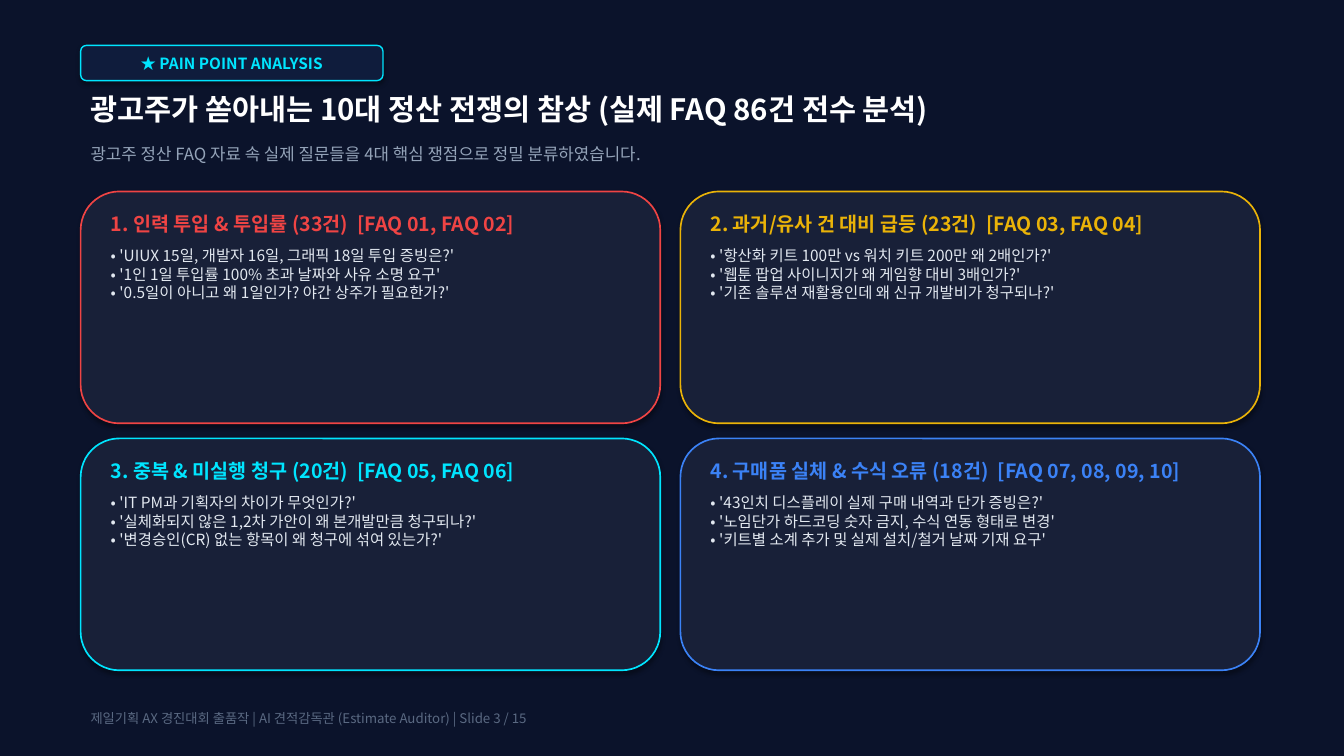
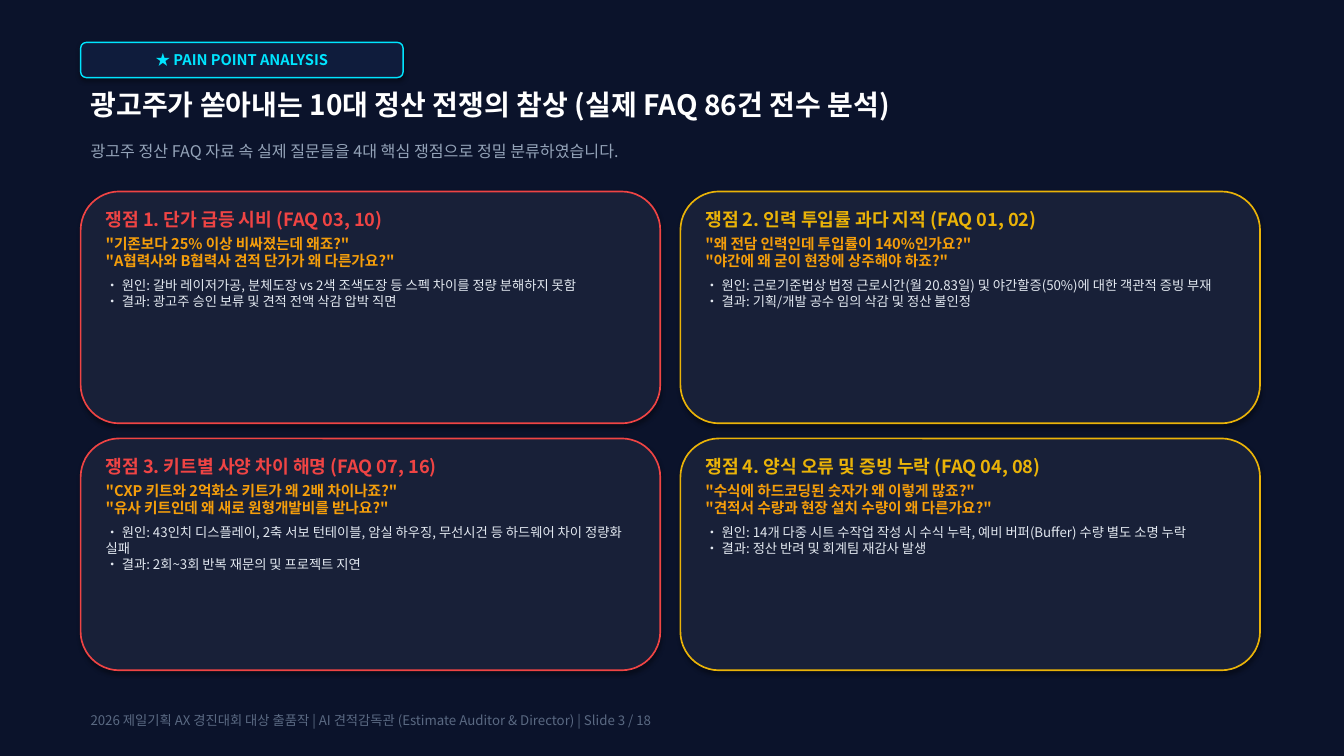
Before and after one commit to designer01jsw-commits/ax-estimate-director, a slide deck: slide 3 of 견적감리관_AX대회_최종발표자료_대상도전.pptx. Drawn at 1344x756 pixels with LibreOffice and Linux fonts; fonts in the diff are those of the drawing. Boxes give left, top, right and bottom in pixels: in the first picture for what was removed or moved away, otherwise in the second. Text is boxed around its words. In the diff, an @@ line names an element or a change of style, - is before the commit and + after.

```diff
--- a/견적감리관_AX대회_최종발표자료_대상도전.pptx
+++ b/견적감리관_AX대회_최종발표자료_대상도전.pptx
@@ rounded rectangle "★ PAIN POINT ANALYSIS" resized from (x1=81, y1=45, x2=383, y2=81) to (x1=81, y1=42, x2=403, y2=78) @@
@@ rounded rectangle "★ PAIN POINT ANALYSIS" at (x1=81, y1=42, x2=403, y2=78): size 11 to 10.5 pt @@
@@ text "광고주가 쏟아내는 10대 정산 전쟁의 ..." at (x1=91, y1=91, x2=889, y2=121): size 21 to 20 pt @@
@@ text "광고주 정산 FAQ 자료 속 ..." at (x1=91, y1=143, x2=618, y2=160): size 12 to 11.5 pt @@
@@ text at (x1=106, y1=210, x2=576, y2=307): text changed; size 11 to 9.5 pt; bold on @@
-1. 인력 투입 & 투입률 (33건) [FAQ 01, FAQ 02]
-• 'UIUX 15일, 개발자 16일, 그래픽 18일 투입 증빙은?'
-• '1인 1일 투입률 100% 초과 날짜와 사유 소명 요구'
-• '0.5일이 아니고 왜 1일인가? 야간 상주가 필요한가?'
+쟁점 1. 단가 급등 시비 (FAQ 03, 10)
+"기존보다 25% 이상 비싸졌는데 왜죠?"
+"A협력사와 B협력사 견적 단가가 왜 다른가요?"
+• 원인: 갈바 레이저가공, 분체도장 vs 2색 조색도장 등 스펙 차이를 정량 분해하지 못함
+• 결과: 광고주 승인 보류 및 견적 전액 삭감 압박 직면
@@ text at (x1=705, y1=210, x2=1211, y2=309): text changed; size 11 to 9.5 pt @@
-2. 과거/유사 건 대비 급등 (23건) [FAQ 03, FAQ 04]
-• '항산화 키트 100만 vs 워치 키트 200만 왜 2배인가?'
-• '웹툰 팝업 사이니지가 왜 게임향 대비 3배인가?'
-• '기존 솔루션 재활용인데 왜 신규 개발비가 청구되나?'
+쟁점 2. 인력 투입률 과다 지적 (FAQ 01, 02)
+"왜 전담 인력인데 투입률이 140%인가요?"
+"야간에 왜 굳이 현장에 상주해야 하죠?"
+• 원인: 근로기준법상 법정 근로시간(월 20.83일) 및 야간할증(50%)에 대한 객관적 증빙 부재
+• 결과: 기획/개발 공수 임의 삭감 및 정산 불인정
@@ rounded rectangle at (x1=81, y1=439, x2=660, y2=670): outline #00E5FF 1.2 pt to #EF4444 1.2 pt @@
@@ rounded rectangle at (x1=681, y1=439, x2=1260, y2=670): outline #3B82F6 1.2 pt to #EAB308 1.2 pt @@
@@ text at (x1=106, y1=457, x2=622, y2=570): text changed; size 11 to 9.5 pt; bold on @@
-3. 중복 & 미실행 청구 (20건) [FAQ 05, FAQ 06]
-• 'IT PM과 기획자의 차이가 무엇인가?'
-• '실체화되지 않은 1,2차 가안이 왜 본개발만큼 청구되나?'
-• '변경승인(CR) 없는 항목이 왜 청구에 섞여 있는가?'
+쟁점 3. 키트별 사양 차이 해명 (FAQ 07, 16)
+"CXP 키트와 2억화소 키트가 왜 2배 차이나죠?"
+"유사 키트인데 왜 새로 원형개발비를 받나요?"
+• 원인: 43인치 디스플레이, 2축 서보 턴테이블, 암실 하우징, 무선시건 등 하드웨어 차이 정량화 실패
+• 결과: 2회~3회 반복 재문의 및 프로젝트 지연
@@ text at (x1=705, y1=457, x2=1186, y2=554): text changed; size 11 to 9.5 pt; bold on @@
-4. 구매품 실체 & 수식 오류 (18건) [FAQ 07, 08, 09, 10]
-• '43인치 디스플레이 실제 구매 내역과 단가 증빙은?'
-• '노임단가 하드코딩 숫자 금지, 수식 연동 형태로 변경'
-• '키트별 소계 추가 및 실제 설치/철거 날짜 기재 요구'
+쟁점 4. 양식 오류 및 증빙 누락 (FAQ 04, 08)
+"수식에 하드코딩된 숫자가 왜 이렇게 많죠?"
+"견적서 수량과 현장 설치 수량이 왜 다른가요?"
+• 원인: 14개 다중 시트 수작업 작성 시 수식 누락, 예비 버퍼(Buffer) 수량 별도 소명 누락
+• 결과: 정산 반려 및 회계팀 재감사 발생
@@ text at (x1=91, y1=714, x2=651, y2=727): text changed @@
-제일기획 AX 경진대회 출품작 | AI 견적감독관 (Estimate Auditor) | Slide 3 / 15
+2026 제일기획 AX 경진대회 대상 출품작 | AI 견적감독관 (Estimate Auditor & Director) | Slide 3 / 18
```
Also in this commit, not shown: 11 other slides changed, 6 slides added, 3 slides removed, 3 other files.
